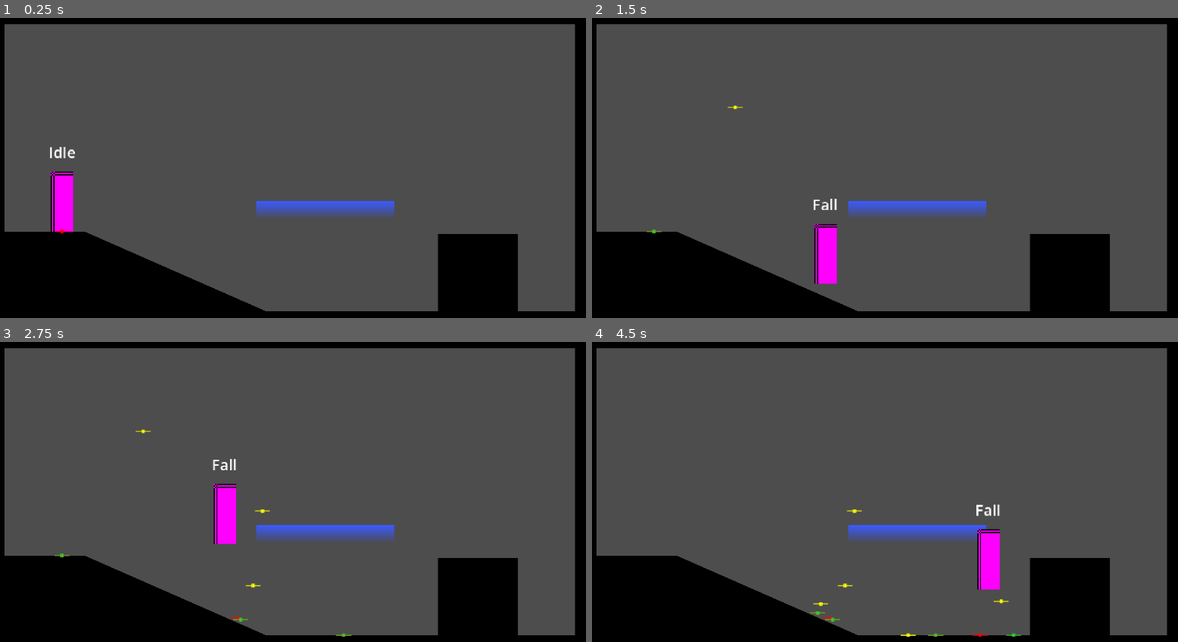
Above: before the commit, frames 1-4 (two rows, left to right).
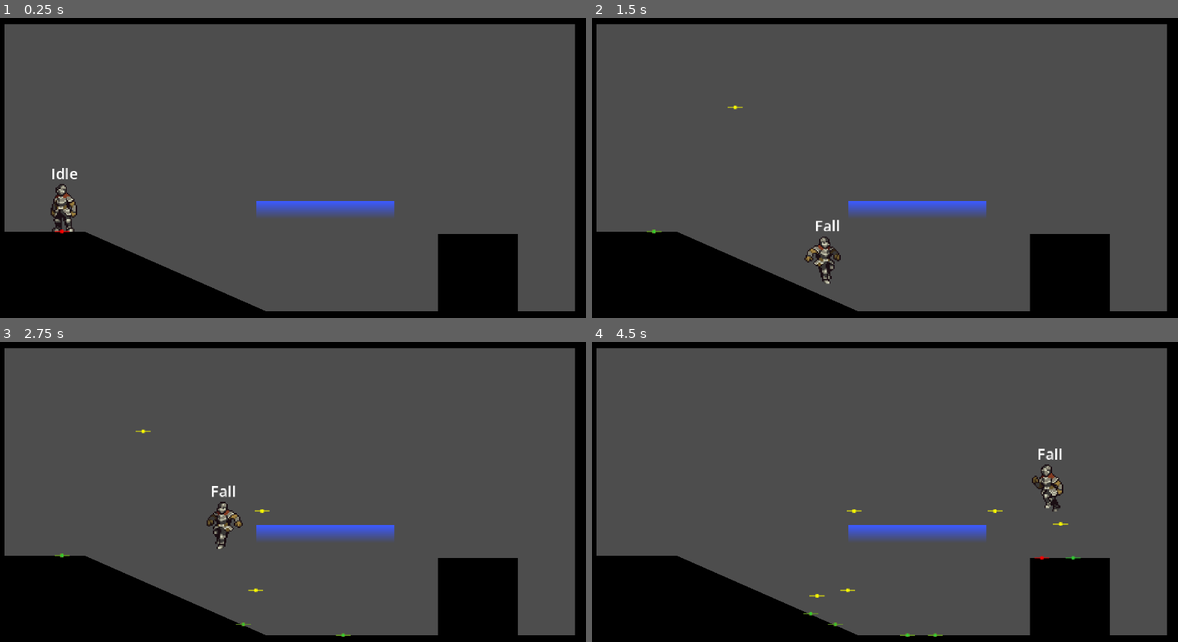
Above: after the commit, the same moments.

Repository: joshualeecoss/goodboy
Game: Godot game, scene res://playground.tscn
Same seed, same stepped clock (60 frames per second), same inputs: the game is played once before the commit and once after it.
Inputs:
- Up to frame 1 (0.25 s): no input
- Up to frame 2 (1.5 s): tap Enter at 0.5 s; hold Space (jump) 0.53-1.28 s; hold Right (right) from 0.53 s (still down); tap Space (jump) at 1.35 s
- Up to frame 3 (2.75 s): tap Space (jump) at 1.52, 1.82 s; release Right (right) at 2.03 s; hold Left (left) from 2.03 s (still down); hold Space (jump) from 2.03 s (still down)
- Up to frame 4 (4.5 s): release Left (left) at 2.78 s; release Space (jump) at 2.78 s; hold Right (right) 2.78-4.28 s; tap Space (jump) at 2.85, 3.02, 3.32, 4.35 s; hold Space (jump) 3.53-4.28 s; hold Left (left) from 4.28 s (still down)

The runs differ from the first frame. In frame 1, 0.9% of the frame differs, in the area x 8-14%, y 43-72%; in frame 2, 1.0%; in frame 3, 1.0%; in frame 4, 1.6%, in the area x 36-84%, y 35-99%.

Commit message:
Add player spritesheet, animations, and collisions
Add player sprite sheet, create animations and an AnimationPlayer, and wire them into the player states. Replace rectangular collision shapes with CapsuleShape2D (stand/crouch) and adjust node positions/label offsets. Replace a RayCast2D with a ShapeCast2D for one-way platform checks and update state logic to use it. Update player script to reference the AnimationPlayer and ShapeCast, handle sprite flipping/offset when changing direction, and play animations from state enter methods.

Diff:
--- a/player/player.tscn
+++ b/player/player.tscn
@@ -6,15 +6,110 @@
 [ext_resource type="Script" uid="uid://dr782thiq0qiq" path="res://player/states/jump.gd" id="4_qjkh3"]
 [ext_resource type="Script" uid="uid://4jbvh771it6i" path="res://player/states/fall.gd" id="5_g6k8r"]
 [ext_resource type="Script" uid="uid://dkkvfoxnad737" path="res://player/states/crouch.gd" id="6_g6k8r"]
+[ext_resource type="Texture2D" uid="uid://dyg8mp6dmjq0f" path="res://player/sprites/player-spritesheet.png" id="7_boad6"]
 
-[sub_resource type="PlaceholderTexture2D" id="PlaceholderTexture2D_kqu6x"]
-size = Vector2(18, 48)
+[sub_resource type="CapsuleShape2D" id="CapsuleShape2D_boad6"]
+radius = 7.0
+height = 36.0
 
-[sub_resource type="RectangleShape2D" id="RectangleShape2D_oul6g"]
-size = Vector2(16, 46)
+[sub_resource type="CapsuleShape2D" id="CapsuleShape2D_rgyib"]
+radius = 7.0
+height = 24.0
 
-[sub_resource type="RectangleShape2D" id="RectangleShape2D_g6k8r"]
-size = Vector2(16, 30)
+[sub_resource type="Animation" id="Animation_boad6"]
+length = 0.001
+tracks/0/type = "value"
+tracks/0/imported = false
+tracks/0/enabled = true
+tracks/0/path = NodePath("Sprite2D:frame")
+tracks/0/interp = 1
+tracks/0/loop_wrap = true
+tracks/0/keys = {
+"times": PackedFloat32Array(0),
+"transitions": PackedFloat32Array(1),
+"update": 1,
+"values": [11]
+}
+
+[sub_resource type="Animation" id="Animation_rgyib"]
+resource_name = "crouch"
+length = 0.3
+step = 0.1
+tracks/0/type = "value"
+tracks/0/imported = false
+tracks/0/enabled = true
+tracks/0/path = NodePath("Sprite2D:frame")
+tracks/0/interp = 1
+tracks/0/loop_wrap = true
+tracks/0/keys = {
+"times": PackedFloat32Array(0, 0.1, 0.2),
+"transitions": PackedFloat32Array(1, 1, 1),
+"update": 1,
+"values": [1, 0, 2]
+}
+
+[sub_resource type="Animation" id="Animation_hg6s5"]
+resource_name = "idle"
+loop_mode = 1
+step = 0.1
+tracks/0/type = "value"
+tracks/0/imported = false
+tracks/0/enabled = true
+tracks/0/path = NodePath("Sprite2D:frame")
+tracks/0/interp = 1
+tracks/0/loop_wrap = true
+tracks/0/keys = {
+"times": PackedFloat32Array(0, 0.1, 0.2, 0.3, 0.4, 0.5, 0.6, 0.7, 0.8, 0.90000004),
+"transitions": PackedFloat32Array(1, 1, 1, 1, 1, 1, 1, 1, 1, 1),
+"update": 1,
+"values": [11, 12, 13, 14, 15, 16, 17, 18, 19, 20]
+}
+
+[sub_resource type="Animation" id="Animation_8t03j"]
+resource_name = "jump"
+step = 0.1
+tracks/0/type = "value"
+tracks/0/imported = false
+tracks/0/enabled = true
+tracks/0/path = NodePath("Sprite2D:frame")
+tracks/0/interp = 1
+tracks/0/loop_wrap = true
+tracks/0/keys = {
+"times": PackedFloat32Array(0, 0.1, 0.2, 0.3, 0.4, 0.5),
+"transitions": PackedFloat32Array(1, 1, 1, 1, 1, 1),
+"update": 1,
+"values": [22, 23, 24, 4, 5, 6]
+}
+
+[sub_resource type="Animation" id="Animation_2ieo8"]
+resource_name = "run"
+length = 0.9
+loop_mode = 1
+step = 0.1
+tracks/0/type = "value"
+tracks/0/imported = false
+tracks/0/enabled = true
+tracks/0/path = NodePath("Sprite2D:frame")
+tracks/0/interp = 1
+tracks/0/loop_wrap = true
+tracks/0/keys = {
+"times": PackedFloat32Array(0, 0.1, 0.2, 0.3, 0.4, 0.5, 0.6, 0.7, 0.8),
+"transitions": PackedFloat32Array(1, 1, 1, 1, 1, 1, 1, 1, 1),
+"update": 1,
+"values": [33, 34, 35, 36, 37, 38, 39, 40, 42]
+}
+
+[sub_resource type="AnimationLibrary" id="AnimationLibrary_ebec5"]
+_data = {
+&"RESET": SubResource("Animation_boad6"),
+&"crouch": SubResource("Animation_rgyib"),
+&"idle": SubResource("Animation_hg6s5"),
+&"jump": SubResource("Animation_8t03j"),
+&"run": SubResource("Animation_2ieo8")
+}
+
+[sub_resource type="RectangleShape2D" id="RectangleShape2D_boad6"]
+size = Vector2(16, 3)
 
 [node name="Player" type="CharacterBody2D" unique_id=1151186963]
 collision_layer = 0
@@ -46,29 +141,42 @@
 deceleration_rate = 15.0
 
 [node name="Sprite2D" type="Sprite2D" parent="." unique_id=1149609672]
-position = Vector2(0, -24)
-texture = SubResource("PlaceholderTexture2D_kqu6x")
+position = Vector2(0, -40)
+texture = ExtResource("7_boad6")
+offset = Vector2(-4, 0)
+flip_h = true
+hframes = 11
+vframes = 10
+frame = 11
 
 [node name="CollisionStand" type="CollisionShape2D" parent="." unique_id=1895915360]
-position = Vector2(0, -23)
-shape = SubResource("RectangleShape2D_oul6g")
+position = Vector2(0, -18)
+shape = SubResource("CapsuleShape2D_boad6")
 debug_color = Color(0, 0.6, 0.69803923, 0.2901961)
 
 [node name="CollisionCrouch" type="CollisionShape2D" parent="." unique_id=811217042]
-position = Vector2(0, -15)
-shape = SubResource("RectangleShape2D_g6k8r")
+position = Vector2(0, -12)
+shape = SubResource("CapsuleShape2D_rgyib")
 disabled = true
 debug_color = Color(0, 0.6, 0.69803923, 0.2901961)
 
 [node name="Label" type="Label" parent="." unique_id=561814373]
-offset_left = -37.0
-offset_top = -72.0
-offset_right = 37.0
-offset_bottom = -49.0
+offset_left = -35.0
+offset_top = -55.0
+offset_right = 39.0
+offset_bottom = -32.0
 theme_override_font_sizes/font_size = 12
 text = "label"
 horizontal_alignment = 1
 
-[node name="OneWayPlatformRaycast" type="RayCast2D" parent="." unique_id=1730266243]
-target_position = Vector2(0, 4)
+[node name="AnimationPlayer" type="AnimationPlayer" parent="." unique_id=1911277197]
+libraries/ = SubResource("AnimationLibrary_ebec5")
+autoplay = &"idle"
+
+[node name="OneWayPlatformShapecast" type="ShapeCast2D" parent="." unique_id=68183783]
+position = Vector2(0, -3)
+enabled = false
+shape = SubResource("RectangleShape2D_boad6")
+target_position = Vector2(0, 6)
+max_results = 12
 collision_mask = 2
--- a/player/scripts/player.gd
+++ b/player/scripts/player.gd
@@ -6,12 +6,14 @@
 @onready var sprite: Sprite2D = $Sprite2D
 @onready var collision_stand: CollisionShape2D = $CollisionStand
 @onready var collision_crouch: CollisionShape2D = $CollisionCrouch
-@onready var one_way_platform_raycast: RayCast2D = $OneWayPlatformRaycast
+@onready var animation_player: AnimationPlayer = $AnimationPlayer
+@onready var one_way_platform_shapecast: ShapeCast2D = $OneWayPlatformShapecast
 #endregion
 
 #region /// export variables
 @export var move_speed: float = 150
 #endregion
+
 
 #region /// State Machine Variables
 var states: Array[PlayerState]
@@ -20,6 +22,7 @@
 var previous_state: PlayerState:
 	get: return states[1]
 #endregion
+
 
 #region /// Standard Variables
 var direction: Vector2 = Vector2.ZERO
@@ -90,10 +93,19 @@
 
 
 func update_direction() -> void:
-	#var prev_direction: Vector2 = direction
+	var prev_direction: Vector2 = direction
+
 	var x_axis = Input.get_axis("left", "right")
 	var y_axis = Input.get_axis("up", "down")
 	direction = Vector2(x_axis, y_axis)
+
+	if prev_direction.x != direction.x:
+		if direction.x < 0:
+			sprite.flip_h = true
+			sprite.offset.x = -4
+		elif direction.x > 0:
+			sprite.flip_h = false
+			sprite.offset.x = 4
 	pass
 
 
--- a/player/states/crouch.gd
+++ b/player/states/crouch.gd
@@ -9,11 +9,9 @@
 
 # What happens when we enter this state
 func enter() -> void:
-	# Play Animation
+	player.animation_player.play("crouch")
 	player.collision_stand.disabled = true
 	player.collision_crouch.disabled = false
-	player.sprite.scale.y = 0.646
-	player.sprite.position.y = -15.5
 	pass
 
 
@@ -21,15 +19,14 @@
 func exit() -> void:
 	player.collision_stand.disabled = false
 	player.collision_crouch.disabled = true
-	player.sprite.scale.y = 1.0
-	player.sprite.position.y = -24
 	pass
 
 
 # What happens when an input is pressed (or released)
 func handle_input(_event: InputEvent) -> PlayerState:
 	if _event.is_action_pressed("jump"):
-		if player.one_way_platform_raycast.is_colliding() == true:
+		player.one_way_platform_shapecast.force_shapecast_update()
+		if player.one_way_platform_shapecast.is_colliding() == true:
 			player.position.y += 4.0
 			return fall
 		return jump
--- a/player/states/idle.gd
+++ b/player/states/idle.gd
@@ -8,7 +8,7 @@
 
 # What happens when we enter this state
 func enter() -> void:
-	# Play Animation
+	player.animation_player.play("idle")
 	pass
 
 
--- a/player/states/jump.gd
+++ b/player/states/jump.gd
@@ -11,7 +11,7 @@
 
 # What happens when we enter this state
 func enter() -> void:
-	# Play Animation
+	player.animation_player.play("jump")
 	player.add_debug_indicator(Color.LIME_GREEN)
 	player.velocity.y = -jump_velocity
 	pass
--- a/player/states/run.gd
+++ b/player/states/run.gd
@@ -8,7 +8,7 @@
 
 # What happens when we enter this state
 func enter() -> void:
-	# Play animation
+	player.animation_player.play("run")
 	pass
 
 
Binary file added: player/sprites/player-spritesheet.png
Not shown, added: player/sprites/player-spritesheet.png.import
